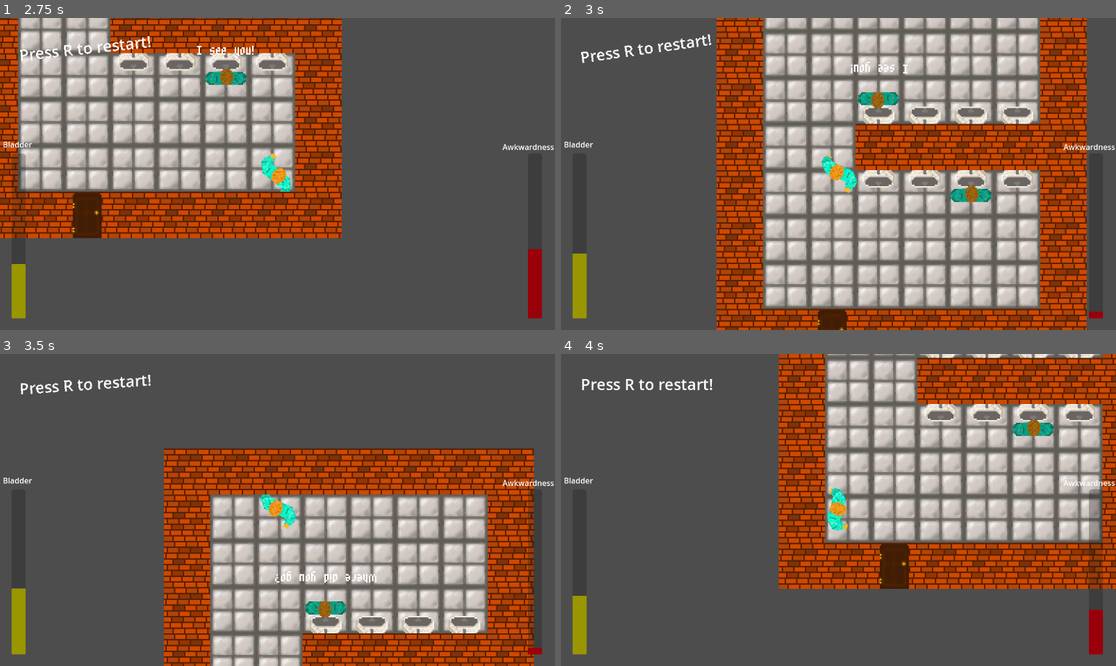
Above: before the commit, frames 1-4 (two rows, left to right).
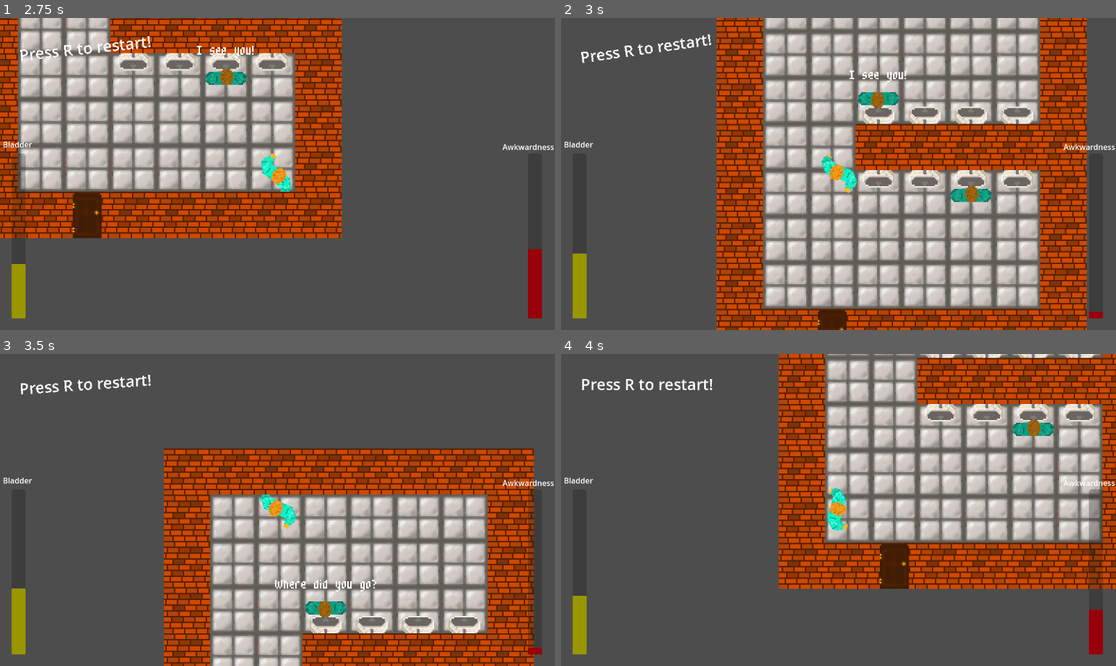
Above: after the commit, the same moments.

Repository: Jibby-Games/PizzaJam11
Game: Godot game, scene res://levels/level4.tscn
Two runs of this game, one before a commit and one after it. Both use one fixed random seed, a clock stepped at 60 frames per second and the inputs below. This scene is started directly instead of the project's main scene.
Inputs (mouse positions are in pixels of both pictures, inside the frame that each line leads up to):
- Up to frame 1 (2.75 s): tap R (restart) at 0.5, 1.25, 2 s; move the mouse to (399, 158) at 0.52 s; press the mouse at (399, 158) at 0.53 s; hold D (right) 0.53-1.28 s; move the mouse to (166, 189) at 1.27 s; release the mouse at (166, 189) at 1.28 s; hold S (down) 1.28-2.03 s; click (166, 189) at 1.35 s; move the mouse to (333, 105) at 2.02 s; press the mouse at (333, 105) at 2.03 s; hold D (right) from 2.03 s (still down)
- Up to frame 2 (3 s): tap R (restart) at 2.75 s; move the mouse to (810, 236) at 2.77 s; release D (right) at 2.78 s; release the mouse at (810, 236) at 2.78 s; hold W (up) from 2.78 s (still down); click (810, 236) at 2.85 s
- Up to frame 3 (3.5 s): keep holding W (up)
- Up to frame 4 (4 s): tap R (restart) at 3.5 s; move the mouse to (1005, 556) at 3.52 s; release W (up) at 3.53 s; press the mouse at (1005, 556) at 3.53 s; hold A (left) from 3.53 s (still down)

Frame 1 is identical in both runs. In frame 2, 0.2% of the frame differs, in the area x 51-63%, y 14-21%; in frame 3, 0.4%, in the area x 49-68%, y 69-77%; in frame 4, nothing differs.

Commit message:
Fix rotation of dialugeue

Diff:
--- a/objects/DialogueBox.gd
+++ b/objects/DialogueBox.gd
@@ -21,6 +21,7 @@
 func _process(delta):
 	var offset = Vector2(horizontal_offset, vertical_offset)
 	global_position = follow_object.global_position + offset
+	global_rotation = 0
 
 
 func set_text(text: String) -> void:
Not shown: 1 places in objects/NPC.tscn that only renumber resources
Not shown: 1 places in ui/ui.tscn that only renumber resources
